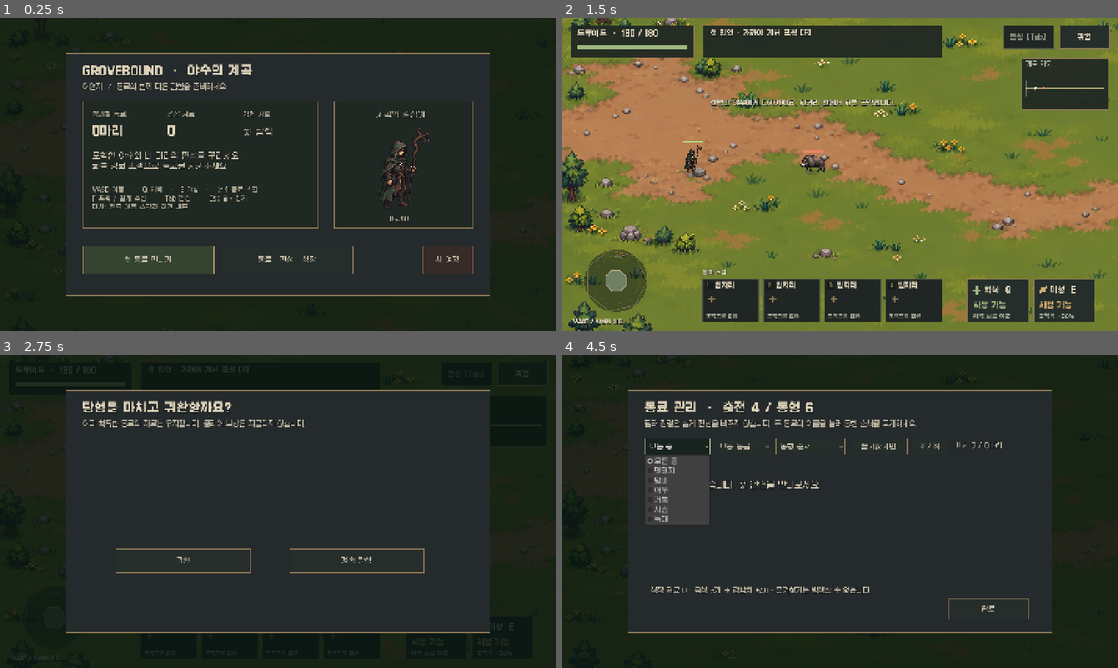
Above: before the commit, frames 1-4 (two rows, left to right).
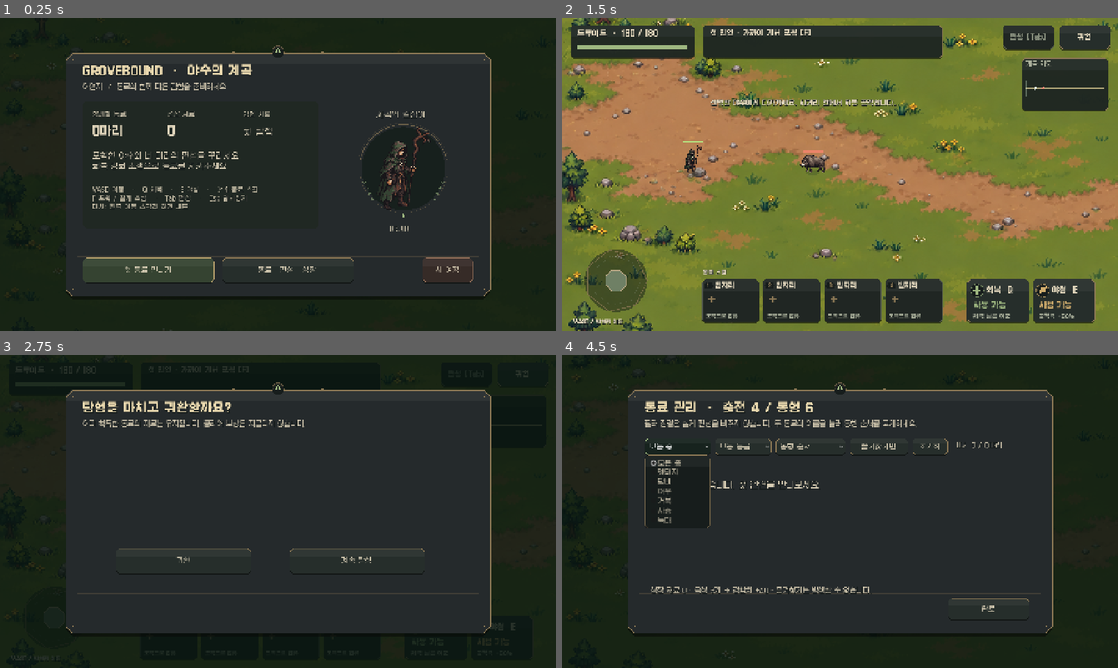
Above: after the commit, the same moments.

Repository: knc219-a11y/grovebound
Game: Godot game, scene res://main.tscn
Two runs of this game, one before a commit and one after it. Both use one fixed random seed, a clock stepped at 60 frames per second and the inputs below.
Inputs:
- Up to frame 1 (0.25 s): no input
- Up to frame 2 (1.5 s): click "첫 동료 만나기" at 0.5 s; click "멧돼지 만나기" at 1.25 s
- Up to frame 3 (2.75 s): click "귀환" at 2 s
- Up to frame 4 (4.5 s): click "귀환" at 2.75 s; click "동료 · 편성 · 성장" at 3.5 s; click "모든 종" at 4.25 s

The runs differ from the first frame. In frame 1, 3.5% of the frame differs, in the area x 11-89%, y 8-89%; in frame 2, 1.5%; in frame 3, 1.4%; in frame 4, 3.5%.

Commit message:
Refine game UI with carved frames, medallions and integrated companion rows

Diff:
--- a/main.gd
+++ b/main.gd
@@ -205,7 +205,15 @@
 	p.size = rect.size
 	p.mouse_filter = Control.MOUSE_FILTER_IGNORE
 	var s=GroveUI.frame(color)
-	if rect.size==Vector2(1440,810): s.set_border_width_all(0)
+	if rect.size==Vector2(1440,810):
+		s.set_border_width_all(0)
+		s.chamfer=0
+		s.shadow_size=0
+		s.bevel=false
+	elif rect.size==Vector2(1100,630):
+		s.chamfer=18
+		s.shadow_size=8
+		s.border_width=2
 	p.add_theme_stylebox_override("panel",s)
 	parent.add_child(p)
 	return p
@@ -259,7 +267,11 @@
 	overlay.size = Vector2(1440,810)
 	panel(overlay,Rect2(0,0,1440,810),Color(0.03,0.08,0.06,0.85))
 	panel(overlay,Rect2(170,90,1100,630),Color("252a2c"))
-	label(overlay,title,Vector2(215,119),31)
+	var ornament=preload("res://ui/modal_ornament.gd").new()
+	ornament.position=Vector2(170,90)
+	ornament.size=Vector2(1100,630)
+	overlay.add_child(ornament)
+	label(overlay,title,Vector2(215,119),31).add_theme_color_override("font_color",Color("ead9af"))
 	label(overlay,subtitle,Vector2(215,169),17)
 	stick = Vector2.ZERO
 	mouse_stick = false
@@ -271,8 +283,15 @@
 	mode="camp"
 	save_game()
 	modal("GROVEBOUND  ·  야수의 계곡","야영지  /  동료와 함께 다음 탐험을 준비하세요")
-	panel(overlay,Rect2(215,215,610,330),Color("202823"))
-	panel(overlay,Rect2(865,215,360,330),Color("202823"))
+	var ledger=panel(overlay,Rect2(215,215,610,330),Color("202823"))
+	var quiet_frame=GroveUI.frame(Color("202823"),GroveUI.BRONZE,0)
+	quiet_frame.shadow_size=0
+	quiet_frame.bevel=false
+	ledger.add_theme_stylebox_override("panel",quiet_frame)
+	var display=preload("res://ui/camp_display.gd").new()
+	display.position=Vector2(865,215)
+	display.size=Vector2(360,330)
+	overlay.add_child(display)
 	label(overlay,"함께할 동료",Vector2(240,240),16)
 	label(overlay,"성장 재료",Vector2(435,240),16)
 	label(overlay,"탐험 기록",Vector2(630,240),16)
@@ -282,14 +301,14 @@
 	label(overlay,"포획한 야수와 네 마리의 편성을 꾸리세요.\n회복·강화·소생으로 동료를 지켜주세요.",Vector2(240,345),20)
 	label(overlay,"WASD 이동   ·   Q 회복   ·   E 야성   ·   1~4 동료 스킬\nF 포획 / 길게 소생   ·   Tab 편성   ·   Esc 일시정지\n터치: 왼쪽 이동 스틱과 화면 버튼",Vector2(240,435),16)
 	label(overlay,"계곡의 길잡이",Vector2(975,239),20)
-	label(overlay,"DRUID",Vector2(1010,511),16)
+	label(overlay,"DRUID",Vector2(1010,536),16)
 	if not save_notice.is_empty(): label(overlay,save_notice,Vector2(230,552),15)
-	var depart=button(overlay,"첫 동료 만나기" if not tutorial_done else "계곡으로 출발",Rect2(215,590,340,72),show_starters if not tutorial_done else func(): start_stage(false))
+	var depart=button(overlay,"첫 동료 만나기" if not tutorial_done else "계곡으로 출발",Rect2(215,620,340,64),show_starters if not tutorial_done else func(): start_stage(false))
 	GroveUI.emphasize(depart)
-	button(overlay,"동료 · 편성 · 성장",Rect2(575,590,340,72),open_roster)
+	button(overlay,"동료 · 편성 · 성장",Rect2(575,620,340,64),open_roster)
 	if not owned.is_empty():
-		button(overlay,"최근 동료",Rect2(935,590,140,72),func(): show_loot_details(owned[-1].id))
-	var reset=button(overlay,"새 여정",Rect2(1095,590,130,72),confirm_reset)
+		button(overlay,"최근 동료",Rect2(935,620,140,64),func(): show_loot_details(owned[-1].id))
+	var reset=button(overlay,"새 여정",Rect2(1095,620,130,64),confirm_reset)
 	GroveUI.emphasize(reset,"danger")
 	var preview=TextureRect.new()
 	preview.texture=textures["druid"]
@@ -971,7 +990,8 @@
 	rows.add_theme_constant_override("separation",8)
 	scroll.add_child(rows)
 	for d in roster:
-		var row=HBoxContainer.new()
+		var row=preload("res://ui/roster_row.gd").new()
+		row.accent=Loot.color(d)
 		row.name="Companion_"+str(d.id)
 		row.custom_minimum_size=Vector2(970,90)
 		rows.add_child(row)
@@ -994,6 +1014,7 @@
 		b.custom_minimum_size=Vector2(330,52)
 		b.add_theme_font_size_override("font_size",17)
 		b.add_theme_color_override("font_color",Loot.color(d))
+		GroveUI.quiet(b,Loot.color(d))
 		b.tooltip_text=Loot.TRAIT_DESCRIPTIONS.get(d.trait,"")+"\n"+"\n".join(Loot.lines(d))
 		b.clip_text=true
 		b.alignment=HORIZONTAL_ALIGNMENT_LEFT
@@ -1009,28 +1030,35 @@
 		body.add_child(xp)
 		var favorite=Button.new()
 		favorite.text="잠금 ✓" if d.get("favorite",false) else "즐겨찾기"
+		favorite.add_theme_color_override("font_color",GroveUI.GREEN if d.get("favorite",false) else GroveUI.MUTED)
 		favorite.custom_minimum_size=Vector2(86,64)
+		GroveUI.quiet(favorite,GroveUI.GREEN)
 		favorite.pressed.connect(func(): toggle_favorite(d.id))
 		row.add_child(favorite)
 		var detail=Button.new()
 		detail.text="상세·비교"
 		detail.custom_minimum_size=Vector2(100,64)
+		GroveUI.quiet(detail)
 		detail.pressed.connect(func(): show_loot_details(d.id,-1,false,true))
 		row.add_child(detail)
 		if camp:
 			var equip=Button.new()
 			equip.text="동행 해제" if idx>=0 else "동행 추가"
 			equip.custom_minimum_size=Vector2(108,64)
+			GroveUI.quiet(equip)
 			equip.pressed.connect(func(): toggle_squad(d.id); open_roster())
 			row.add_child(equip)
 			var grow=Button.new()
 			grow.text="육성 미리보기"
 			grow.custom_minimum_size=Vector2(126,64)
+			grow.size_flags_vertical=Control.SIZE_SHRINK_CENTER
+			GroveUI.emphasize(grow)
 			grow.pressed.connect(func(): show_training(d.id))
 			row.add_child(grow)
 			var release=Button.new()
 			release.text="방생"
 			release.custom_minimum_size=Vector2(68,64)
+			GroveUI.quiet(release,Color("ad816d"))
 			release.disabled=not Management.can_release(d,squad)
 			release.pressed.connect(func(): confirm_release(d.id))
 			row.add_child(release)
@@ -1163,7 +1191,7 @@
 		var b=party_buttons[i]
 		if i<units.size():
 			var u=units[i]
-			b.configure(textures[u.data.kind],NAMES[u.data.kind],ROLES[u.data.kind],u.hp,u.maxhp,u.skill,Loot.grade(u.data))
+			b.configure(textures[u.data.kind],NAMES[u.data.kind],ROLES[u.data.kind],u.hp,u.maxhp,u.skill,Loot.grade(u.data),10.0*(1.0-Loot.bonus(u.data,"skill_haste")))
 			b.disabled=u.hp<=0 or u.skill>0 or revive_target>=0
 		else:
 			b.configure(null,"빈자리","포획으로 합류",0,1,0)
--- /dev/null
+++ b/ui/camp_display.gd
@@ -0,0 +1,16 @@
+extends Control
+const UI=preload("res://ui/grove_ui.gd")
+func _ready(): mouse_filter=Control.MOUSE_FILTER_IGNORE
+func _draw():
+	var center=Vector2(180,175)
+	draw_circle(center,108,Color(0.07,0.11,0.09,0.72))
+	draw_arc(center,114,-PI*0.94,-PI*0.06,28,Color(UI.BRONZE,0.65),2,false)
+	draw_arc(center,119,-PI*0.91,-PI*0.09,28,Color(UI.BRONZE,0.22),1,false)
+	draw_arc(center,114,0.15,PI-0.15,28,Color(UI.BRONZE,0.4),1,false)
+	for side in [-1,1]:
+		for i in 4:
+			var p=center+Vector2(side*(102-i*7),35+i*15)
+			UI.leaf(self,p,4,Color(UI.GREEN,0.55))
+	draw_line(center+Vector2(-65,123),center+Vector2(-12,123),UI.BRONZE,1,false)
+	draw_line(center+Vector2(12,123),center+Vector2(65,123),UI.BRONZE,1,false)
+	UI.leaf(self,center+Vector2(0,123),5,UI.GREEN)
--- /dev/null
+++ b/ui/carved_style.gd
@@ -0,0 +1,33 @@
+extends StyleBox
+# Resolution-independent geometry with integer edges and clipped corners.
+var bg_color=Color("262e2b")
+var border_color=Color("8c7855")
+var border_width=1
+var chamfer=8.0
+var shadow_size=3.0
+var bevel=true
+func set_border_width_all(value): border_width=value
+func polygon(rect,inset=0.0):
+	var r=rect.grow(-inset)
+	var c=minf(chamfer,minf(r.size.x,r.size.y)/3)
+	var a=r.position.round()
+	var b=r.end.round()
+	if c<=0: return PackedVector2Array([a,Vector2(b.x,a.y),b,Vector2(a.x,b.y)])
+	return PackedVector2Array([a+Vector2(c,0),Vector2(b.x-c,a.y),Vector2(b.x,a.y+c),Vector2(b.x,b.y-c),b-Vector2(c,0),Vector2(a.x+c,b.y),Vector2(a.x,b.y-c),a+Vector2(0,c)])
+func _draw(item,rect):
+	if shadow_size>0:
+		RenderingServer.canvas_item_add_polygon(item,polygon(Rect2(rect.position+Vector2(0,shadow_size),rect.size)),PackedColorArray([Color(0.03,0.04,0.03,0.60)]))
+	var points=polygon(rect)
+	RenderingServer.canvas_item_add_polygon(item,points,PackedColorArray([bg_color]))
+	if bevel and rect.size.y>20:
+		var top=rect.position.round()
+		var right=rect.end.round()
+		var light=bg_color.lightened(0.045)
+		light.a=bg_color.a
+		RenderingServer.canvas_item_add_polygon(item,PackedVector2Array([points[0],points[1],points[2],Vector2(right.x,top.y+minf(30,rect.size.y*0.35)),Vector2(top.x,top.y+minf(30,rect.size.y*0.35)),points[7]]),PackedColorArray([light]))
+	if border_width>0:
+		var outline=polygon(rect,0.5)
+		outline.append(outline[0])
+		RenderingServer.canvas_item_add_polyline(item,outline,PackedColorArray([border_color]),border_width,false)
+		if bevel:
+			RenderingServer.canvas_item_add_line(item,points[0]+Vector2(1,2),points[1]+Vector2(-1,2),Color(border_color,0.28),1,false)
--- a/ui/companion_card.gd
+++ b/ui/companion_card.gd
@@ -8,9 +8,11 @@
 var hp=0.0
 var max_hp=1.0
 var cooldown=0.0
+var cooldown_duration=10.0
 var slot=1
 var occupied=false
-func configure(texture,caption,job,health,maximum,wait,quality="common"):
+func configure(texture,caption,job,health,maximum,wait,quality="common",wait_total=10.0):
+	cooldown_duration=maxf(0.01,wait_total)
 	rarity=quality
 	portrait=texture
 	companion_name=caption
@@ -23,9 +25,12 @@
 func _draw():
 	var font=get_theme_font("font")
 	var width=size.x
-	if occupied: draw_rect(Rect2(1,1,width-2,size.y-2),Loot.COLORS.get(rarity,Loot.COLORS.common),false,1)
+	var accent=Loot.COLORS.get(rarity,Loot.COLORS.common)
+	if occupied:
+		draw_line(Vector2(10,3),Vector2(width-10,3),accent,2,false)
+		UI.medallion(self,Vector2(width/2,53),23,accent)
 	var color=UI.PAPER if hp>0 or not occupied else Color("b6937b")
-	draw_rect(Rect2(8,8,20,18),UI.INK)
+	draw_colored_polygon(PackedVector2Array([Vector2(8,9),Vector2(24,9),Vector2(29,17),Vector2(24,25),Vector2(8,25),Vector2(4,17)]),UI.INK)
 	draw_string(font,Vector2(13,22),str(slot),HORIZONTAL_ALIGNMENT_LEFT,-1,14,UI.BRONZE)
 	draw_string(font,Vector2(34,23),companion_name,HORIZONTAL_ALIGNMENT_LEFT,width-40,17,color)
 	if occupied:
@@ -33,7 +38,8 @@
 		var extent=Vector2(portrait.get_size())*ratio
 		draw_texture_rect(portrait,Rect2(Vector2(width/2,53)-extent/2,extent),false,Color.WHITE if hp>0 else Color("727b6b"))
 		if cooldown>0:
-			draw_rect(Rect2(10,31,width-20,40),Color(0.06,0.08,0.07,0.55))
+			draw_circle(Vector2(width/2,53),21,Color(0.06,0.08,0.07,0.65))
+			draw_arc(Vector2(width/2,53),23,-PI/2,-PI/2+TAU*clampf(cooldown/cooldown_duration,0,1),24,accent,2,false)
 			draw_string(font,Vector2(width/2-9,61),str(ceili(cooldown)),HORIZONTAL_ALIGNMENT_LEFT,-1,24,UI.PAPER)
 		var bar=Rect2(10,77,width-20,7)
 		draw_rect(bar,UI.INK)
--- a/ui/grove_ui.gd
+++ b/ui/grove_ui.gd
@@ -6,25 +6,44 @@
 const PAPER=Color("e0d5bb")
 const MUTED=Color("a4aa96")
 const GREEN=Color("9eb780")
-static func frame(color=SLATE,border=BRONZE,width=2):
+const Carved=preload("res://ui/carved_style.gd")
+static func frame(color=SLATE,border=BRONZE,width=1):
+	var s=Carved.new()
+	s.bg_color=color
+	s.border_color=border
+	s.set_border_width_all(width)
+	s.content_margin_left=12
+	s.content_margin_right=12
+	s.content_margin_top=8
+	s.content_margin_bottom=8
+	return s
+static func bar(color,border,width=0):
 	var s=StyleBoxFlat.new()
 	s.bg_color=color
 	s.border_color=border
 	s.set_border_width_all(width)
 	s.set_corner_radius_all(0)
 	s.anti_aliasing=false
-	s.content_margin_left=12
-	s.content_margin_right=12
-	s.content_margin_top=8
-	s.content_margin_bottom=8
-	return s
-static func bar(color,border,width=0):
-	var s=frame(color,border,width)
 	s.content_margin_left=0
 	s.content_margin_right=0
 	s.content_margin_top=0
 	s.content_margin_bottom=0
 	return s
+static func quiet(button,accent=BRONZE):
+	for state in ["normal","hover","pressed","disabled","focus"]:
+		var s=frame(Color(0,0,0,0),accent,0)
+		s.shadow_size=0
+		s.bevel=false
+		if state in ["hover","pressed","focus"]:
+			s.bg_color=Color(accent,0.10 if state!="pressed" else 0.19)
+		button.add_theme_stylebox_override(state,s)
+static func medallion(canvas,center,radius,color):
+	canvas.draw_circle(center,radius,INK)
+	canvas.draw_arc(center,radius,0,TAU,16,Color(color,0.65),1,false)
+	canvas.draw_arc(center,radius-3,PI*0.95,PI*1.9,12,Color(color,0.24),1,false)
+static func leaf(canvas,p,radius,color):
+	canvas.draw_colored_polygon(PackedVector2Array([p+Vector2(-radius,0),p+Vector2(0,-radius*1.4),p+Vector2(radius,0),p+Vector2(0,radius*0.8)]),color)
+	canvas.draw_line(p+Vector2(0,-radius),p+Vector2(0,radius*0.5),INK,1,false)
 static func theme(font):
 	var t=Theme.new()
 	t.default_font=font
@@ -37,11 +56,18 @@
 		if state=="disabled": bg=Color("202623"); border=Color("51584b")
 		if state=="focus": border=Color("d9c28f")
 		t.set_stylebox(state,"Button",frame(bg,border))
+		t.set_stylebox(state,"OptionButton",frame(bg,border))
 	t.set_color("font_color","Button",PAPER)
 	t.set_color("font_hover_color","Button",Color("f3e7c9"))
 	t.set_color("font_pressed_color","Button",GREEN)
 	t.set_color("font_disabled_color","Button",Color("858c7b"))
 	t.set_stylebox("panel","Panel",frame())
+	t.set_stylebox("panel","PopupMenu",frame(INK,BRONZE))
+	t.set_stylebox("hover","PopupMenu",bar(Color("3c493c"),GREEN,0))
+	t.set_color("font_color","OptionButton",PAPER)
+	t.set_color("font_color","PopupMenu",PAPER)
+	t.set_color("font_hover_color","PopupMenu",Color("f1e4c5"))
+	t.set_constant("h_separation","OptionButton",12)
 	t.set_stylebox("background","ProgressBar",bar(INK,Color("4e5647"),1))
 	t.set_stylebox("fill","ProgressBar",bar(GREEN,GREEN,0))
 	t.set_stylebox("scroll","VScrollBar",bar(INK,INK,0))
--- /dev/null
+++ b/ui/modal_ornament.gd
@@ -0,0 +1,16 @@
+extends Control
+const UI=preload("res://ui/grove_ui.gd")
+func _ready(): mouse_filter=Control.MOUSE_FILTER_IGNORE
+func _draw():
+	var w=size.x
+	var bronze=UI.BRONZE
+	draw_line(Vector2(30,110),Vector2(w-30,110),Color(bronze,0.5),1,false)
+	draw_line(Vector2(30,size.y-102),Vector2(w-30,size.y-102),Color(bronze,0.25),1,false)
+	for side in [-1,1]:
+		var x=w/2+side*22
+		draw_line(Vector2(x,-2),Vector2(w/2+side*105,-2),bronze,1,false)
+		UI.leaf(self,Vector2(w/2+side*115,-2),3,bronze)
+	UI.medallion(self,Vector2(w/2,-2),16,bronze)
+	UI.leaf(self,Vector2(w/2,-2),8,UI.GREEN)
+	for p in [Vector2(18,18),Vector2(w-18,18),Vector2(18,size.y-18),Vector2(w-18,size.y-18)]:
+		draw_rect(Rect2(p-Vector2(1,1),Vector2(3,3)),bronze)
--- /dev/null
+++ b/ui/roster_row.gd
@@ -0,0 +1,10 @@
+extends HBoxContainer
+const UI=preload("res://ui/grove_ui.gd")
+var accent=UI.BRONZE
+func _draw():
+	var style=UI.frame(Color("232d29"),Color(accent,0.30))
+	style.shadow_size=1
+	style.chamfer=9
+	style.draw(get_canvas_item(),Rect2(Vector2.ZERO,size))
+	UI.medallion(self,Vector2(28,size.y/2),25,accent)
+	draw_line(Vector2(62,12),Vector2(62,size.y-12),Color(accent,0.24),1,false)
--- a/ui/support_button.gd
+++ b/ui/support_button.gd
@@ -9,13 +9,15 @@
 	var font=get_theme_font("font")
 	var col=UI.GREEN if healing else Color("d1ad6d")
 	var p=Vector2(25,29)
+	UI.medallion(self,p,17,col)
+	if cooldown>0: draw_arc(p,18,-PI/2,-PI/2+TAU*clampf(cooldown/(8.0 if healing else 14.0),0,1),24,col,2,false)
 	if healing:
 		draw_rect(Rect2(p-Vector2(3,10),Vector2(6,20)),col)
 		draw_rect(Rect2(p-Vector2(10,3),Vector2(20,6)),col)
 	else:
 		draw_colored_polygon(PackedVector2Array([p+Vector2(-9,8),p+Vector2(-6,-7),p+Vector2(10,-10),p+Vector2(7,5)]),col)
 		draw_line(p+Vector2(-7,8),p+Vector2(7,-6),UI.INK,2,false)
-	draw_string(font,Vector2(44,36),"회복  Q" if healing else "야성  E",HORIZONTAL_ALIGNMENT_LEFT,-1,20,UI.PAPER)
+	draw_string(font,Vector2(49,36),"회복  Q" if healing else "야성  E",HORIZONTAL_ALIGNMENT_LEFT,-1,20,UI.PAPER)
 	if cooldown>0:
 		draw_string(font,Vector2(17,75),str(ceili(cooldown))+"초",HORIZONTAL_ALIGNMENT_LEFT,-1,25,col)
 	else:
Binary file added: docs/refined-ui-camp.png
Binary file added: docs/refined-ui-comparison.png
Binary file added: docs/refined-ui-growth.png
Binary file added: docs/refined-ui-hud.png
Binary file added: docs/refined-ui-roster.png
Not shown, added: ui/camp_display.gd.uid
Not shown, added: ui/carved_style.gd.uid
Not shown, added: ui/modal_ornament.gd.uid
Not shown, added: ui/roster_row.gd.uid
Not shown, changed: README.md
Not shown, changed: STATUS.md
Not shown, changed: docs/NEXT_SESSION.md
